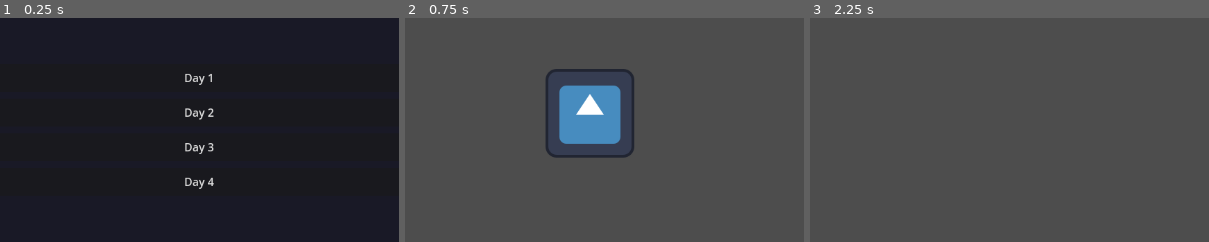
Above: before the commit, frames 1-3 (left to right).
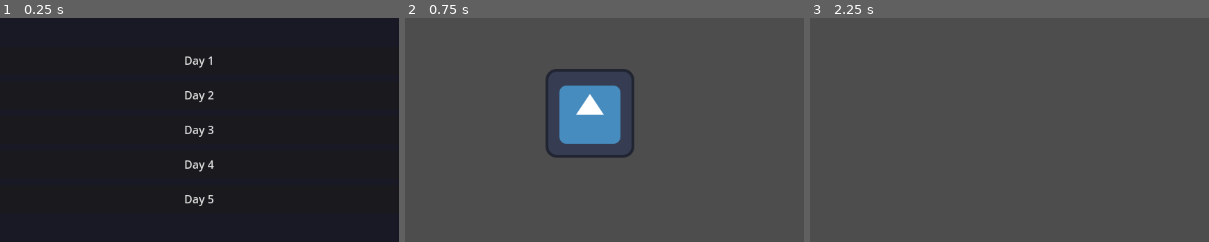
Above: after the commit, the same moments.

Repository: dzlk/adventofcode2025
Game: Godot game, scene res://scenes/main_menu.tscn
Two runs of this game, one before a commit and one after it. Both use one fixed random seed, a clock stepped at 60 frames per second and the inputs below. The engine's default icon, where the game draws it, is replaced by a stand-in: a white triangle on a blue panel in a dark square.
Inputs:
- Up to frame 1 (0.25 s): no input
- Up to frame 2 (0.75 s): click "Day 1" at 0.5 s
- Up to frame 3 (2.25 s): click "Back to Menu" at 1.25 s; click "Day 2" at 2 s
The pictures show only the part of the screen within x 25-75%, y 33-83%; the shares and areas given below are measured in that part.

The runs differ from the first frame. In frame 1, 1.4% of the frame differs, in the area x 46-54%, y 16-84%; in frame 2, nothing differs; in frame 3, nothing differs.
Error in both runs: Invalid call. Nonexistent function 'error' in base 'Nil'. (res://scripts/base_day.gd:48)

Commit message:
Add day 5wq

Diff:
--- /dev/null
+++ b/days/day05/day05.gd
@@ -0,0 +1,71 @@
+extends BaseDay
+
+func _init() -> void:
+	super()
+
+	day = 5
+	title = "Day 5: Cafeteria"
+
+	file = "input.txt"
+
+	logger.toggle_log_debug(false)
+
+func solve_part_one(input: String) -> Variant:
+	var res = 0
+	var find_ids = false
+
+	var ranges = []
+	for line in input_to_lines(input):
+		if line == "":
+			find_ids = true
+			logger.debug(str(ranges))
+			continue
+
+		if !find_ids:
+			ranges.append(extract_range(line))
+			continue
+
+		var id = int(line)
+		for r in ranges:
+			if r[0] <= id && id <= r[1]:
+				res += 1
+				break
+
+	return res
+
+func solve_part_two(input: String) -> Variant:
+	var ranges = []
+	for line in input_to_lines(input):
+		if line == "":
+			break
+		ranges.append(extract_range(line))
+
+	ranges.sort_custom(func(a, b): return a[0] < b[0])
+	logger.debug("ranges: %s" % [ranges])
+	var res = 0
+	var curr = ranges[0]
+	for i in range(1, ranges.size()):
+		var next = ranges[i]
+
+		logger.debug("curr = %s; next = %s" % [curr, next])
+		if curr[1] >= next[0]:
+			var prev = curr
+			curr[1] = max(curr[1], next[1])
+			logger.debug("%s + %s -> %s" % [prev, next, curr])
+			continue
+
+		res += curr[1] - curr[0] + 1
+		curr = next
+
+	res += curr[1] - curr[0] + 1
+
+
+	return res
+
+
+func extract_range(line: String) -> Array[int]:
+	var r = line.split("-")
+	if r.size() != 2:
+		logger.error("Not found range: %s" % line)
+
+	return [int(r[0]), int(r[1])]
--- /dev/null
+++ b/days/day05/day05.tscn
@@ -0,0 +1,9 @@
+[gd_scene load_steps=3 format=3 uid="uid://cxef2b80my7nj"]
+
+[ext_resource type="Script" uid="uid://ciydm6tp6ba6t" path="res://days/day05/day05.gd" id="1_1pnxo"]
+[ext_resource type="PackedScene" uid="uid://bh2b3axr5nbel" path="res://scenes/hud.tscn" id="2_bjocg"]
+
+[node name="Day05" type="Node"]
+script = ExtResource("1_1pnxo")
+
+[node name="HUD" parent="." instance=ExtResource("2_bjocg")]
--- a/scripts/logger.gd
+++ b/scripts/logger.gd
@@ -73,7 +73,7 @@
 	_log(Level.ERROR, msg)
 
 
-func debug(msg: String):
+func debug(msg: Variant):
 	_log(Level.DEBUG, msg)
 
 
Not shown, added: days/day05/day05.gd.uid
Not shown, added: days/day05/test_input.txt
